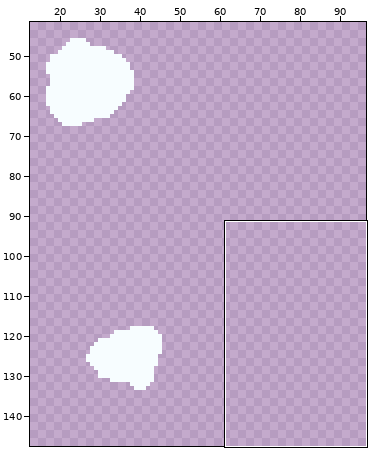
Edited in one commit: animated GIF sprite (pixel-world/images/steam.gif). The picture above shows the old version from afar; the outline marks the close-up.
Close-up. Before the edit:
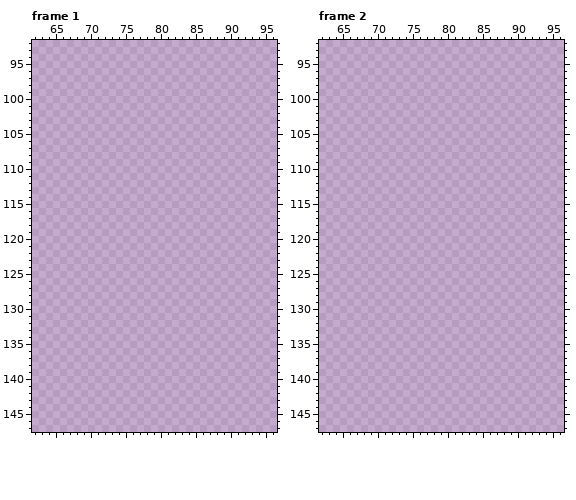
The file is 200x300 pixels, drawn in blocks of 2x2; one block is one cell here. Shown: frame 1: x 62..96, y 92..147; frame 2: x 62..96, y 92..147. The wide view leaves out empty margins. The commit also changed other frames or places, which this record leaves out.
And afterwards:
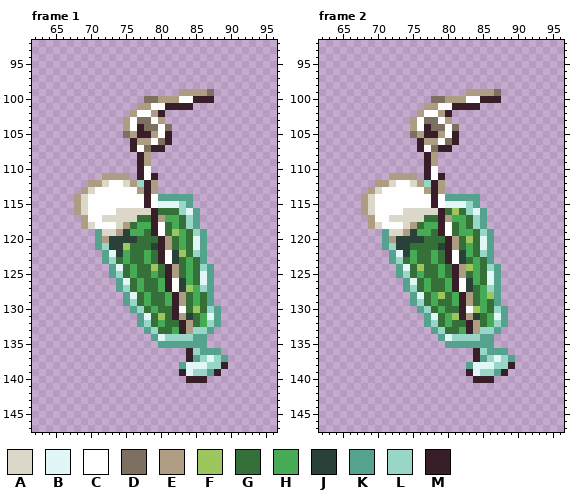
Palette (. is transparent): A #dcd8c9  B #e1f7f7  C #fefefe  D #7d7060  E #af9d83  F #9cc65e  G #367039  H #45ab54  J #294138  K #55a28e  L #98d6c7  M #371e29
Diff:
--- frame 1
@@ x 62..96 @@
  98 ...................................
- 99 ...................................
-100 ...................................
-101 ...................................
-102 ...................................
-103 ...................................
-104 ...................................
-105 ...................................
-106 ...................................
-107 ...................................
-108 ...................................
-109 ...................................
-110 ...................................
-111 ...................................
-112 ...................................
-113 ...................................
-114 ...................................
-115 ...................................
-116 ...................................
-117 ...................................
-118 ...................................
-119 ...................................
-120 ...................................
-121 ...................................
-122 ...................................
-123 ...................................
-124 ...................................
-125 ...................................
-126 ...................................
-127 ...................................
-128 ...................................
-129 ...................................
-130 ...................................
-131 ...................................
-132 ...................................
-133 ...................................
-134 ...................................
-135 ...................................
-136 ...................................
-137 ...................................
-138 ...................................
-139 ...................................
-140 ...................................
+ 99 .....................EEEED.........
+100 ................DDEEECCMMM.........
+101 ...............EECCMMMM............
+102 ..............ECCEM................
+103 .............ECDDCE................
+104 .............ECMDDCD...............
+105 .............DEMMECM...............
+106 ..............MEECDM...............
+107 ..............MCDMM................
+108 ...............ME..................
+109 ...............ME..................
+110 ...............MC..................
+111 ..........EEEE.MCM.................
+112 ........EEACCAELME.................
+113 .......EACCCCCCEME.................
+114 ......EACCCCCCCCMCKKKKK............
+115 ......EACCCCCCCCMCBBBLK............
+116 ......EACCCCAAAAAMGGGLBK...........
+117 .......ECCAAAAAGGMEHHGLK...........
+118 .......EACCCAEGHHMCGHGLK...........
+119 .........KAAEJHHGMCGFHGLK..........
+120 .........KEJJJJGGGMEGHGBK..........
+121 .........KLJJFGGGJMEGHGBK..........
+122 ..........KBJHGGHGMCJFGLK..........
+123 ..........KLGHGGHGMCJGHGK..........
+124 ...........KBGHGGFGMEGHGLK.........
+125 ...........KLGHGGHGMEGHGBK.........
+126 ............KBGHGGHMCJHGBK.........
+127 ............KLGHGGHMCJFHLK.........
+128 .............KBGHGGHMEGHGK.........
+129 .............KLGHGGHMEGHGK.........
+130 ..............KLGHGGMCGFGLK........
+131 ...............KBGFGMEJGHBK........
+132 ...............KLGHGGMEGHLK........
+133 ................KLGGHMELLK.........
+134 .................KBLLLLKK..........
+135 ..................KKKKKKK..........
+136 ......................MLKKK........
+137 ......................MKLBLK.......
+138 .....................KBBBLLM.......
+139 .....................MBLLKM........
+140 ......................MMM..........
 141 ...................................
--- frame 2
@@ x 62..96 @@
  98 ...................................
- 99 ...................................
-100 ...................................
-101 ...................................
-102 ...................................
-103 ...................................
-104 ...................................
-105 ...................................
-106 ...................................
-107 ...................................
-108 ...................................
-109 ...................................
-110 ...................................
-111 ...................................
-112 ...................................
-113 ...................................
-114 ...................................
-115 ...................................
-116 ...................................
-117 ...................................
-118 ...................................
-119 ...................................
-120 ...................................
-121 ...................................
-122 ...................................
-123 ...................................
-124 ...................................
-125 ...................................
-126 ...................................
-127 ...................................
-128 ...................................
-129 ...................................
-130 ...................................
-131 ...................................
-132 ...................................
-133 ...................................
-134 ...................................
-135 ...................................
-136 ...................................
-137 ...................................
-138 ...................................
-139 ...................................
-140 ...................................
+ 99 .....................EEEED.........
+100 ................DDEEECCMMM.........
+101 ...............EECCMMMM............
+102 ..............ECCEM................
+103 .............ECDDCE................
+104 .............ECMDDCD...............
+105 .............DEMMECM...............
+106 ..............MEECDM...............
+107 ..............MCDMM................
+108 ...............ME..................
+109 ...............ME..................
+110 ...............MC..................
+111 ..........EEEE.MCM.................
+112 ........EEACCAELME.................
+113 .......EACCCCCCEME.................
+114 ......EACCCCCCCCMCKKKKK............
+115 ......EACCCCCCCCMCBBBLK............
+116 ......EACCCCAAAAAMGFGLBK...........
+117 .......ECCAAAAAGGMEHHGLK...........
+118 .......EACCCAEGHHMCGHGLK...........
+119 .........KAAEJHHGMCGHHGLK..........
+120 .........KEJJJJGGGMEGFGBK..........
+121 .........KLJJGGGGJMEGHGBK..........
+122 ..........KBJHGGHGMCJHGLK..........
+123 ..........KLGHGGHGMCJGHGK..........
+124 ...........KBGFGGHGMEFHGLK.........
+125 ...........KLGHGGHGMEGHGBK.........
+126 ............KBGHGGHMCJHGBK.........
+127 ............KLGHGGHMCJGHLK.........
+128 .............KBGHFGHMEGHFK.........
+129 .............KLGHGGHMEGHGK.........
+130 ..............KLGHGGMCFHGLK........
+131 ...............KBGHFMEJGHBK........
+132 ...............KLGHGGMEGHLK........
+133 ................KLGGHMELLK.........
+134 .................KBLLLLKK..........
+135 ..................KKKKKKK..........
+136 ......................MLKKK........
+137 ......................MKLBLK.......
+138 .....................KBBBLLM.......
+139 .....................MBLLKM........
+140 ......................MMM..........
 141 ...................................
Changed places in both close-ups, as pixel boxes (x1, y1, x2, y2):
added: (74, 89, 228, 383)
added: (361, 89, 515, 383)
